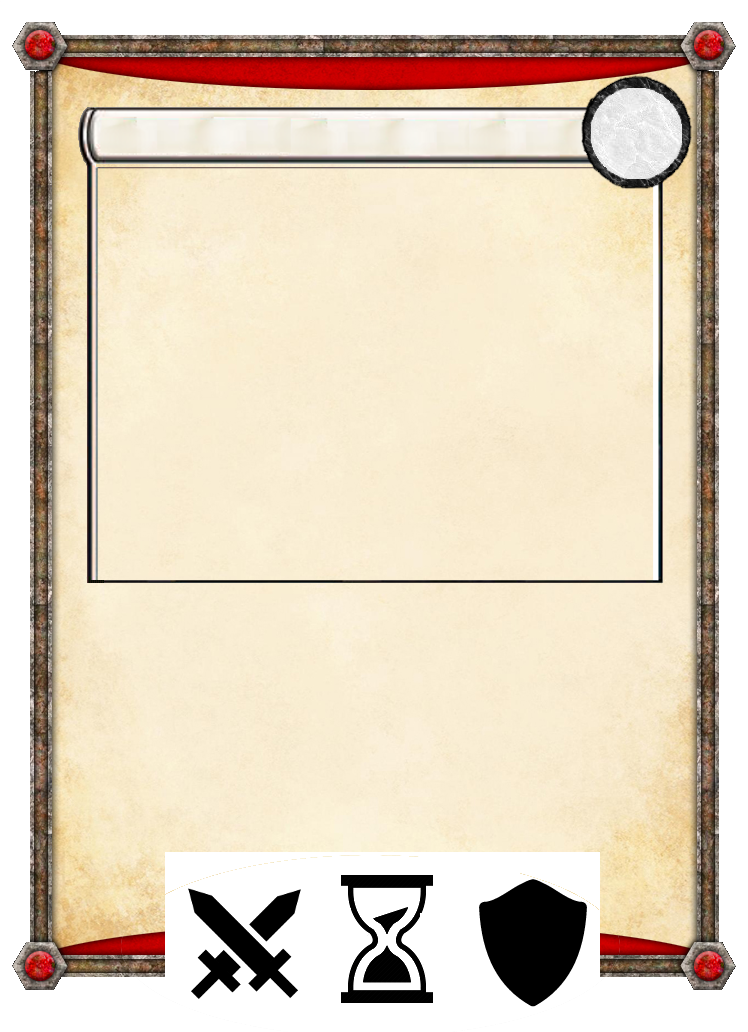
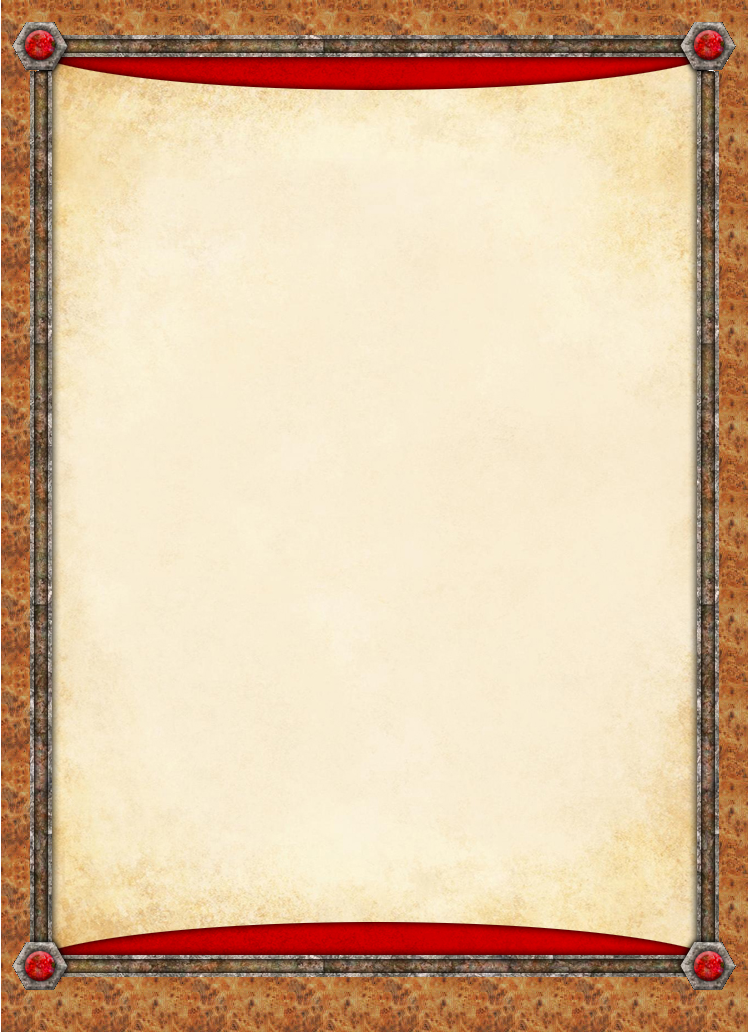
Layers edited between the first and the second w=748, h=1032 image:
hid "Eingefügte Ebene #1", painted on it over [176, 867, 576, 999]
removed layer "Eingefügte Ebene #3" over [341, 875, 433, 1003]
removed layer "Eingefügte Ebene #2" over [479, 879, 587, 1007]
removed layer "Ebene #1" over [121, 852, 620, 1032]
hid "Ebene" over [581, 75, 692, 190]
hid "Eingefügte Ebene" over [78, 99, 676, 584]
painted on "Hintergrund" over [1, 0, 748, 1032]
